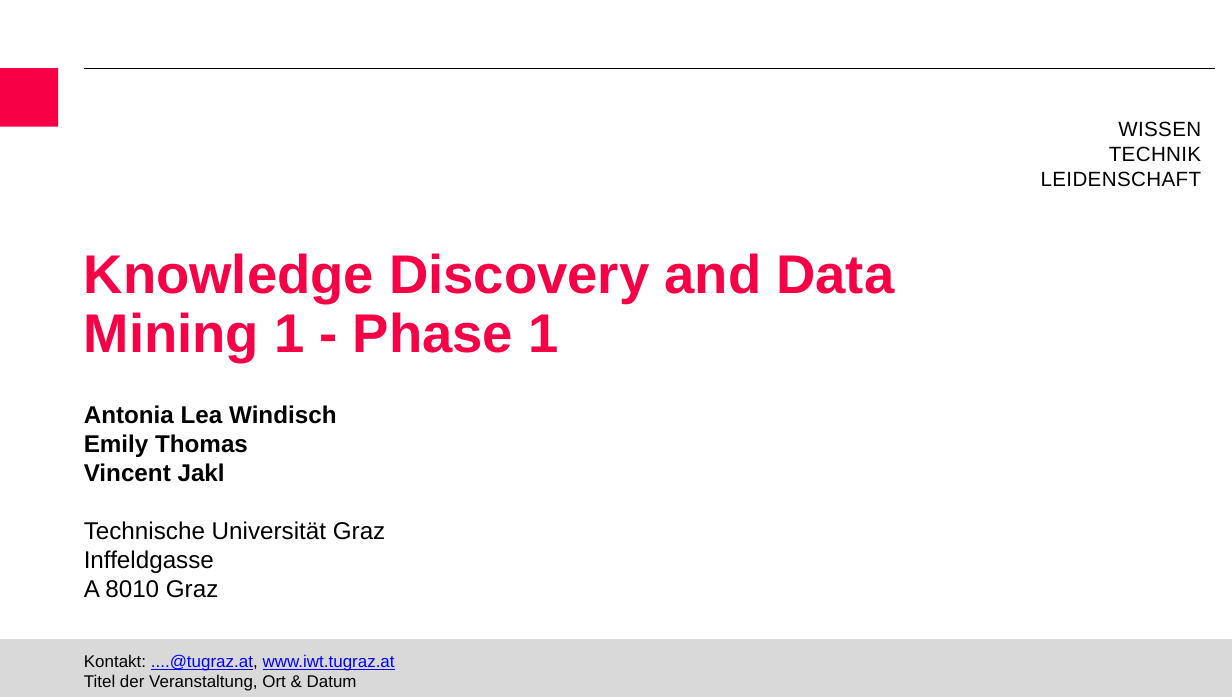
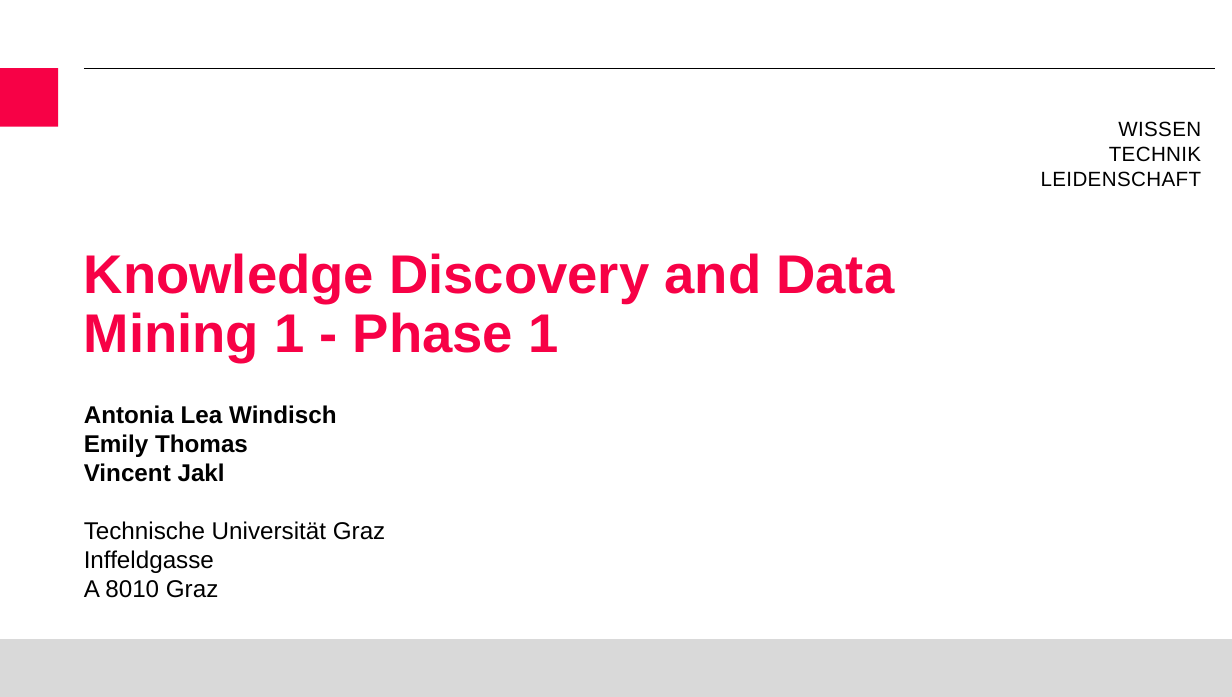
Before and after one commit to jaklvinc/KnowledgeDiscoveryAndDataMining-TUGraz-2026, a slide deck: slide 1 of phase_1/KDDM_phase1_presentation.pptx. Drawn at 1232x697 pixels with LibreOffice and Linux fonts; fonts in the diff are those of the drawing; background and template pictures are left out. Boxes give left, top, right and bottom in pixels: in the first picture for what was removed or moved away, otherwise in the second. Text is boxed around its words. In the diff, an @@ line names an element or a change of style, - is before the commit and + after.

```diff
--- a/phase_1/KDDM_phase1_presentation.pptx
+++ b/phase_1/KDDM_phase1_presentation.pptx
@@ text removed at [84,654,395,691] @@
-Kontakt: ....@tugraz.at, www.iwt.tugraz.at
-Titel der Veranstaltung, Ort & Datum
```
Also in this commit, not shown: 6 other slides changed, 2 slides removed.
